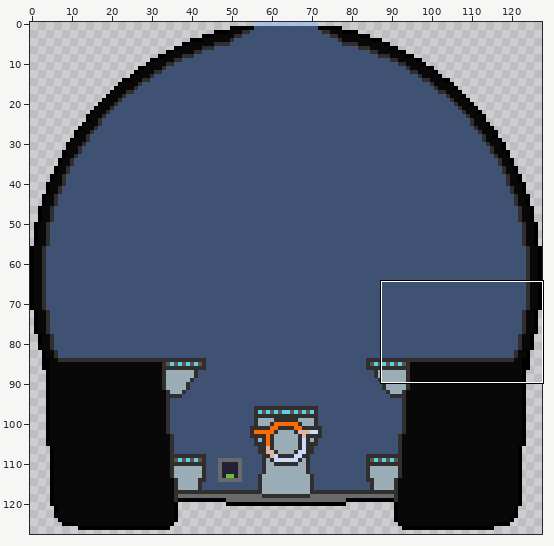
Edited in one commit: sprite sheet (ressources/Ship_anim/ship_body_int/ship_int1.png). The first picture is a wide view before the edit; the outline marks the close-up.
Close-up. Before the commit:
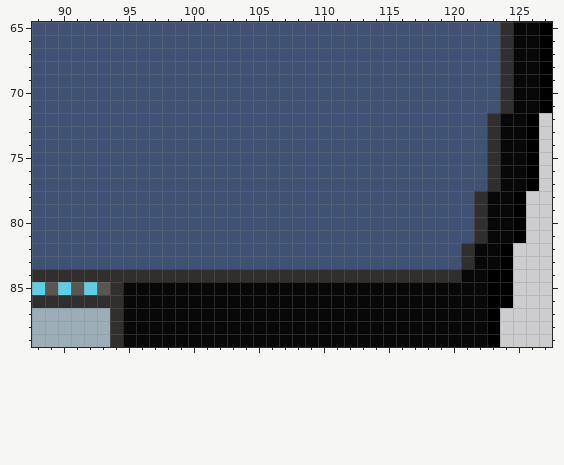
The file is 128x128 pixels. Shown: x 88..127, y 65..89.
And afterwards:
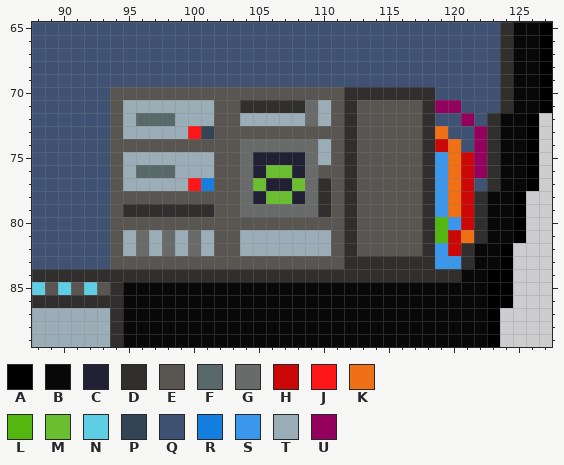
Palette (. is transparent): A #000000  B #080808  C #222034  D #302f2d  E #595652  F #596868  G #696a6a  H #cb0707  J #ff1616  K #ef7015  L #54b710  M #6abe30  N #5fcde4  P #334454  Q #3f5274  R #147fdf  S #3a97eb  T #9badb7  U #93005d
From the commit log: Added database server to the sprite of the inner ship
Diff:
The author changed colour Q to colour C in row 75 at x 105 to 108; in row 76 at x 105 and 108; in row 77 at x 106 to 107; in row 78 at x 105 and 108.
The author changed colour Q to colour D in row 70 at x 112 to 118; in row 71 at x 104 to 108, 112 and 118; in rows 72 to 76 at x 112 and 118; in rows 77 to 78 at x 110, 112 and 118; in row 79 at x 95 to 101, 110, 112 and 118; in rows 80 to 82 at x 112 and 118.
The author changed colour Q to colour D in row 83 at x 112 to 118.
The author changed colour Q to colour E in row 70 at x 94 to 111; in rows 71 to 72 at x 94, 102 to 103, 111 and 113 to 117; in row 73 at x 94, 102 to 111 and 113 to 117; in row 74 at x 94 to 103, 111 and 113 to 117; in row 75 at x 94, 102 to 103, 111 and 113 to 117; in row 76 at x 94, 102 to 103, 110 to 111 and 113 to 117.
The author changed colour Q to colour E in row 77 at x 94, 102 to 103, 111 and 113 to 117; in row 78 at x 94 to 103, 111 and 113 to 117; in row 79 at x 94, 102 to 103, 111 and 113 to 117; in row 80 at x 94 to 111 and 113 to 117; in rows 81 to 82 at x 94, 102 to 103, 111 and 113 to 117; in row 83 at x 94 to 111.
The author changed colour Q to colour F in row 72 at x 96 to 98; in row 76 at x 96 to 98.
The author changed colour Q to colour G in rows 71 to 72 at x 109; in row 74 at x 104 to 109; in rows 75 to 78 at x 104 and 109; in row 79 at x 104 to 109; in rows 81 to 82 at x 96, 98 and 100.
The author changed colour Q to colour H in row 74 at x 119; in rows 75 to 80 at x 121; in rows 81 to 82 at x 120.
The author changed colour Q to colour J in row 73 at x 100; in row 77 at x 100.
The author changed colour Q to colour K in row 73 at x 119; in rows 74 to 79 at x 120; in row 81 at x 121.
The author changed colour Q to colour L in rows 80 to 81 at x 119.
The author changed colour Q to colour M in row 76 at x 106 to 107; in row 77 at x 105 and 108; in row 78 at x 106 to 107.
The author changed colour Q to colour P in row 73 at x 101.
The author changed colour Q to colour R in row 77 at x 101.
The author changed colour Q to colour S in rows 75 to 79 at x 119; in row 80 at x 120; in row 82 at x 119; in row 83 at x 119 to 120.
The author changed colour Q to colour T in row 71 at x 95 to 101 and 110; in row 72 at x 95, 99 to 101, 104 to 108 and 110; in row 73 at x 95 to 99; in row 74 at x 110; in row 75 at x 95 to 101 and 110; in row 76 at x 95 and 99 to 101.
The author changed colour Q to colour T in row 77 at x 95 to 99; in rows 81 to 82 at x 95, 97, 99, 101 and 104 to 110.
The author changed colour Q to colour U in row 71 at x 119 to 120; in row 72 at x 121; in rows 73 to 76 at x 122.
